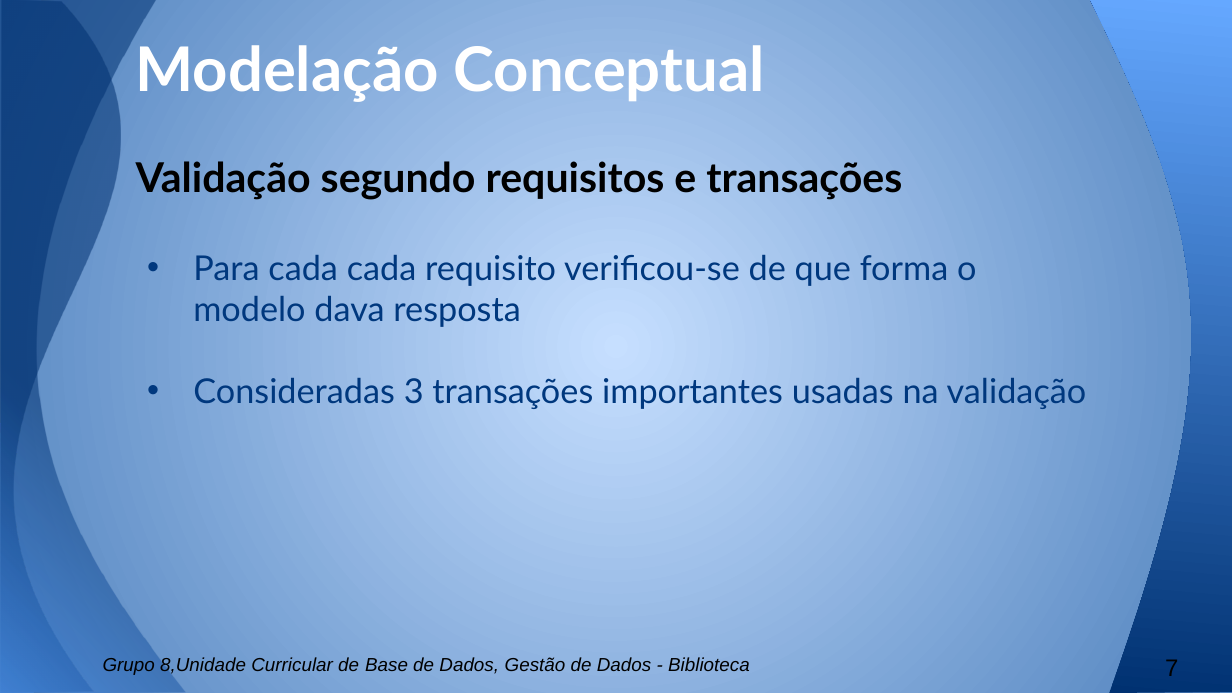
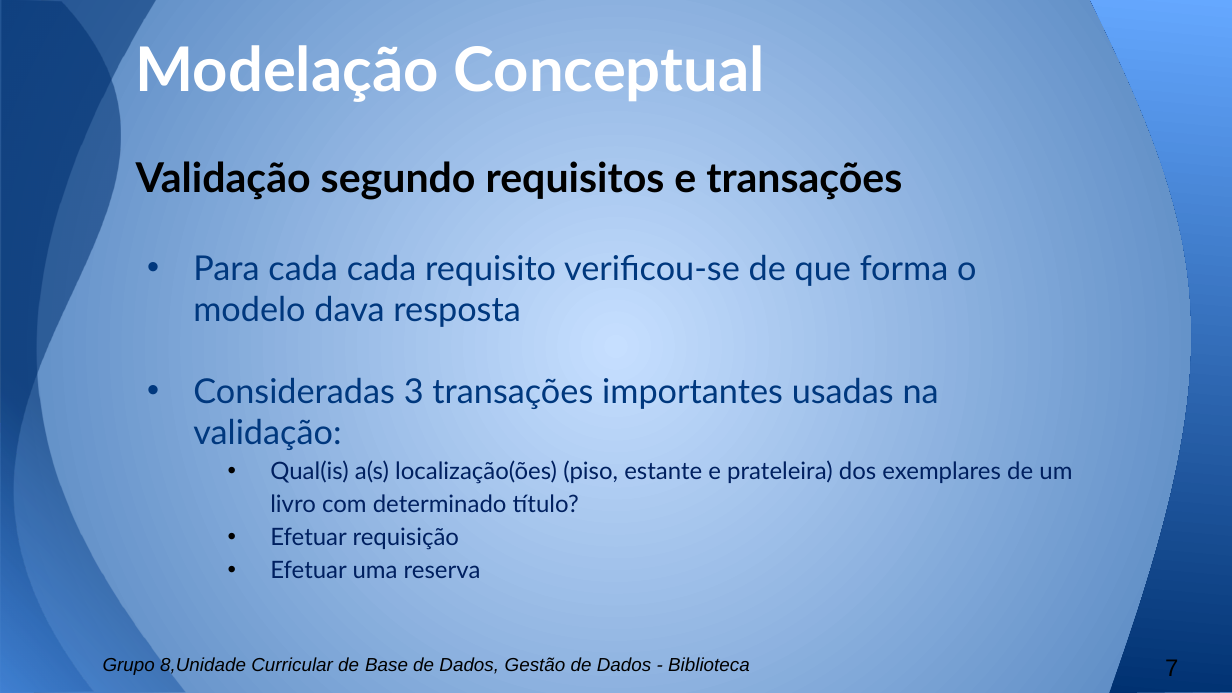
Before and after one commit to b-p3r/BD-1516, a slide deck: slide 7 of Apresentacao/Apresentacao-andre.pptx. Drawn at 1232x693 pixels with LibreOffice and Linux fonts; fonts in the diff are those of the drawing. Boxes give left, top, right and bottom in pixels: in the first picture for what was removed or moved away, otherwise in the second. Text is boxed around its words. In the diff, an @@ line names an element or a change of style, - is before the commit and + after.

```diff
--- a/Apresentacao/Apresentacao-andre.pptx
+++ b/Apresentacao/Apresentacao-andre.pptx
@@ text at (193, 378, 1072, 578): text changed; size 20 to 14 pt; text colour #00387E to #002060 @@
-• Consideradas 3 transações importantes usadas na validação
+• Consideradas 3 transações importantes usadas na validação:
+  • Qual(is) a(s) localização(ões) (piso, estante e prateleira) dos exemplares de um livro com determinado título?
+  • Efetuar requisição
+  • Efetuar uma reserva
```
Also in this commit, not shown: 6 other slides changed, 1 other file.
